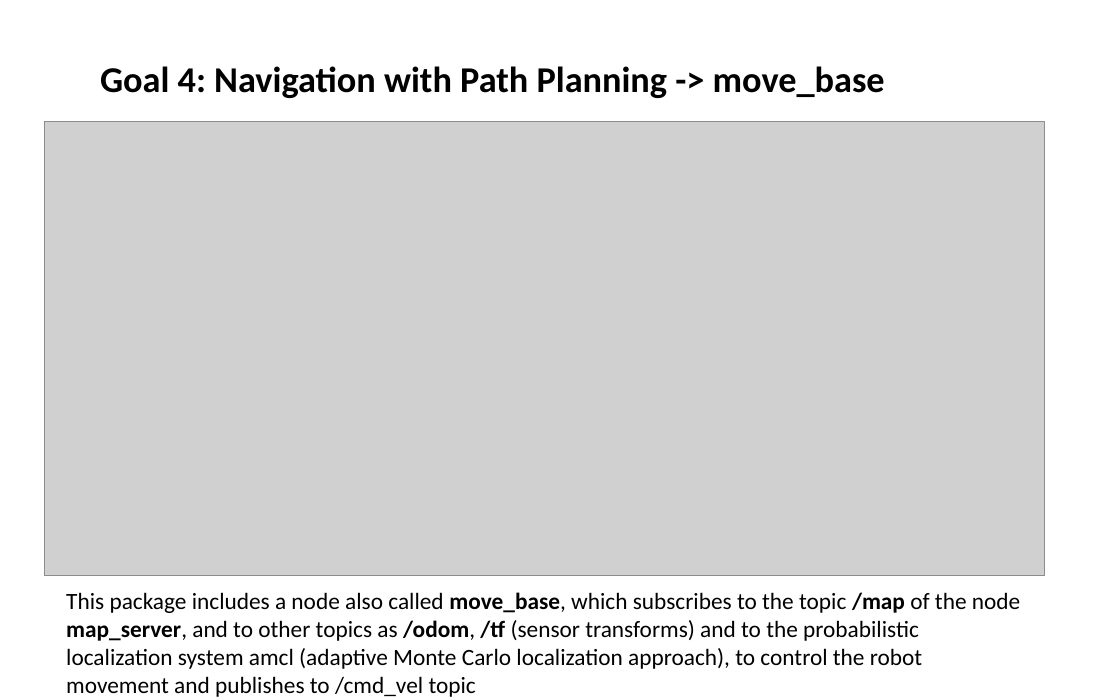
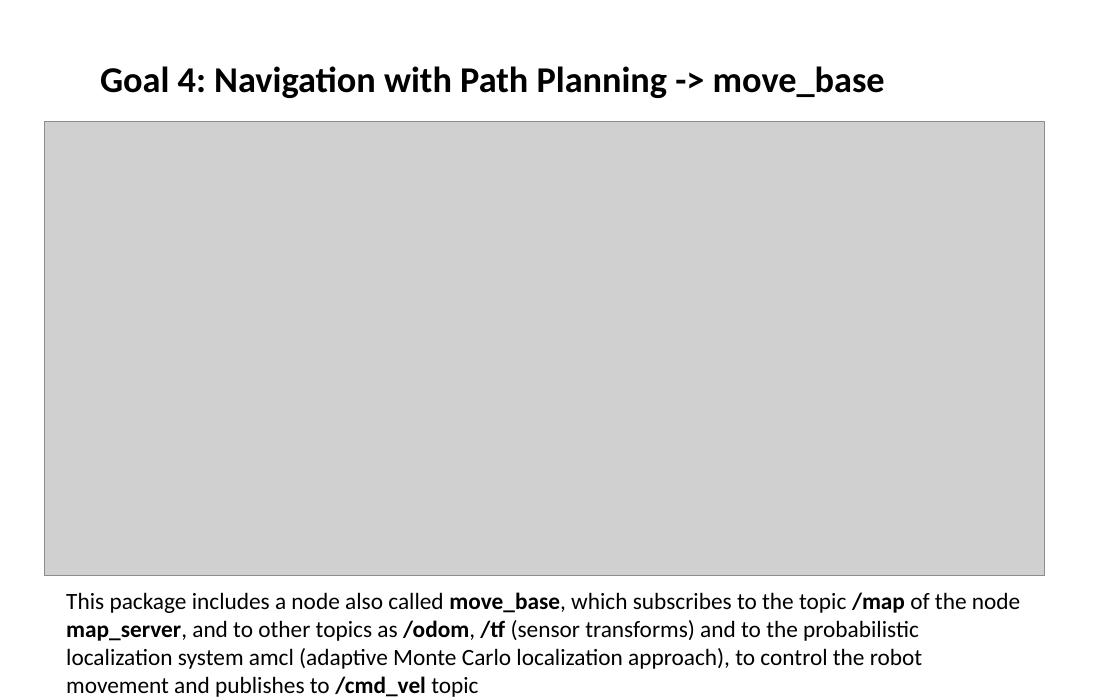
Before and after one commit to mzc1986/ros_report, a slide deck: slide 10 of Presentation/ROS-Turtlebot.pptx (slide 12 before the commit). Drawn at 1120x700 pixels with LibreOffice and Linux fonts; fonts in the diff are those of the drawing; grey boxes stand for pictures. Boxes give left, top, right and bottom in pixels: in the first picture for what was removed or moved away, otherwise in the second. Text is boxed around its words. In the diff, an @@ line names an element or a change of style, - is before the commit and + after.

```diff
--- a/Presentation/ROS-Turtlebot.pptx
+++ b/Presentation/ROS-Turtlebot.pptx
@@ text "This package includes a node ..." at <box>66,592,1020,697</box>: bold on in "/cmd_vel" @@
```
Also in this commit, not shown: 3 other slides changed, 2 slides removed.
